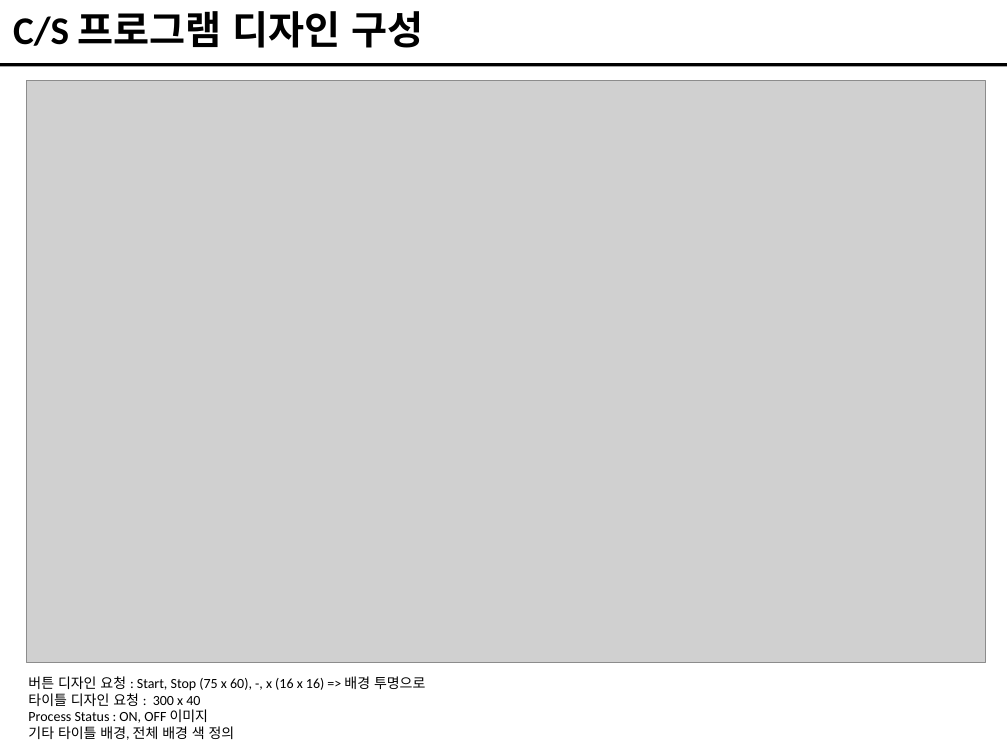
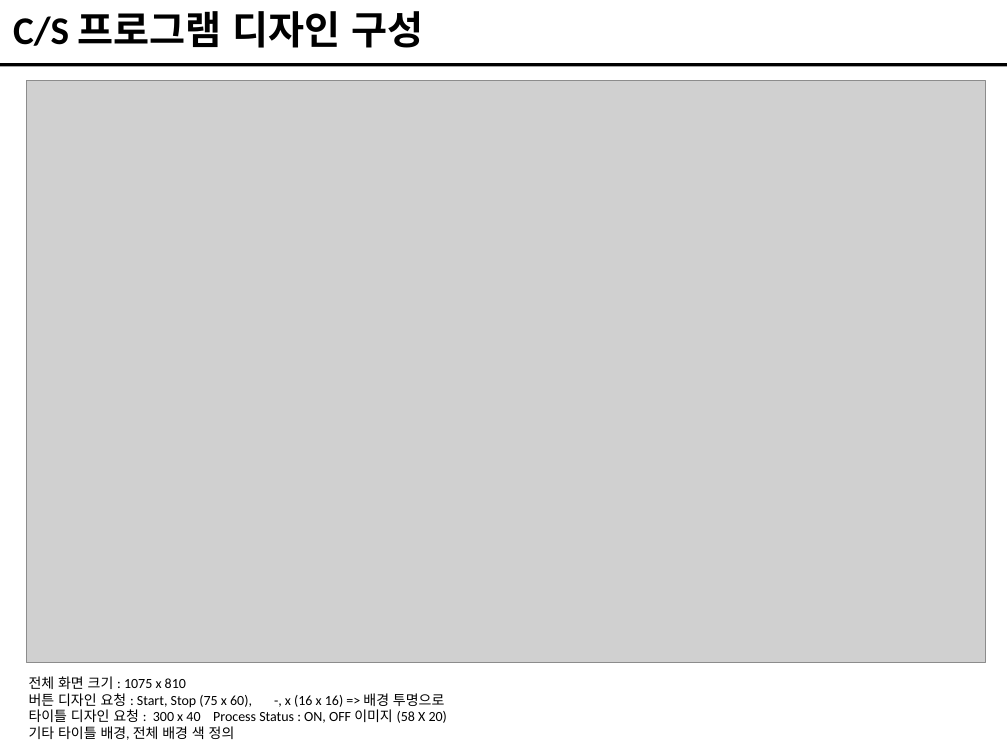
Before and after one commit to minsoub/ProjectDocument, a slide deck: slide 19 of 04 디자인_구성안_v.1.0.pptx (slide 15 before the commit). Drawn at 1008x756 pixels with LibreOffice and Linux fonts; fonts in the diff are those of the drawing; grey boxes stand for pictures. Boxes give left, top, right and bottom in pixels: in the first picture for what was removed or moved away, otherwise in the second. Text is boxed around its words. In the diff, an @@ line names an element or a change of style, - is before the commit and + after.

Commit message:
디자인구성 수정

```diff
--- a/04 디자인_구성안_v.1.0.pptx
+++ b/04 디자인_구성안_v.1.0.pptx
@@ text at box(29, 676, 186, 689): paragraph added @@
+전체 화면 크기 : 1075 x 810
@@ text at box(29, 709, 447, 723): text changed @@
-타이틀 디자인 요청 : 300 x 40
-Process Status : ON, OFF 이미지
+타이틀 디자인 요청 : 300 x 40 Process Status : ON, OFF 이미지 (58 X 20)
```
Also in this commit, not shown: 10 other slides changed, 4 slides added, 5 other files.
